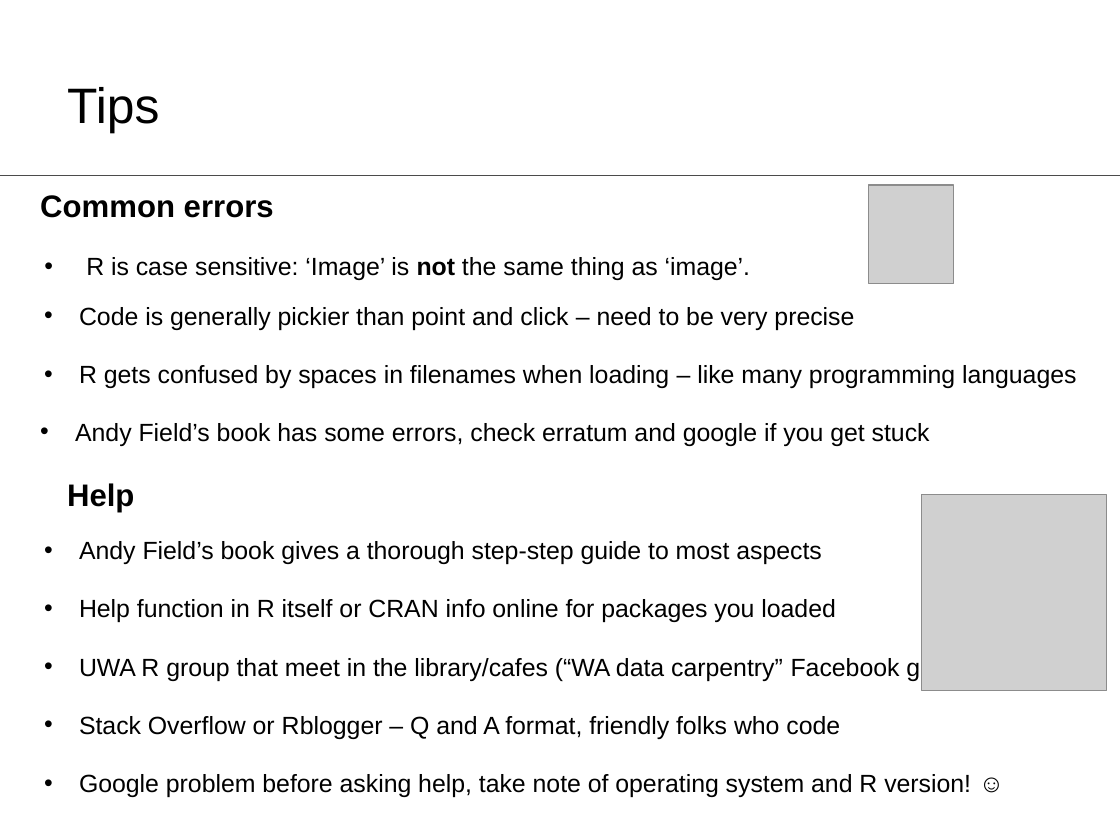
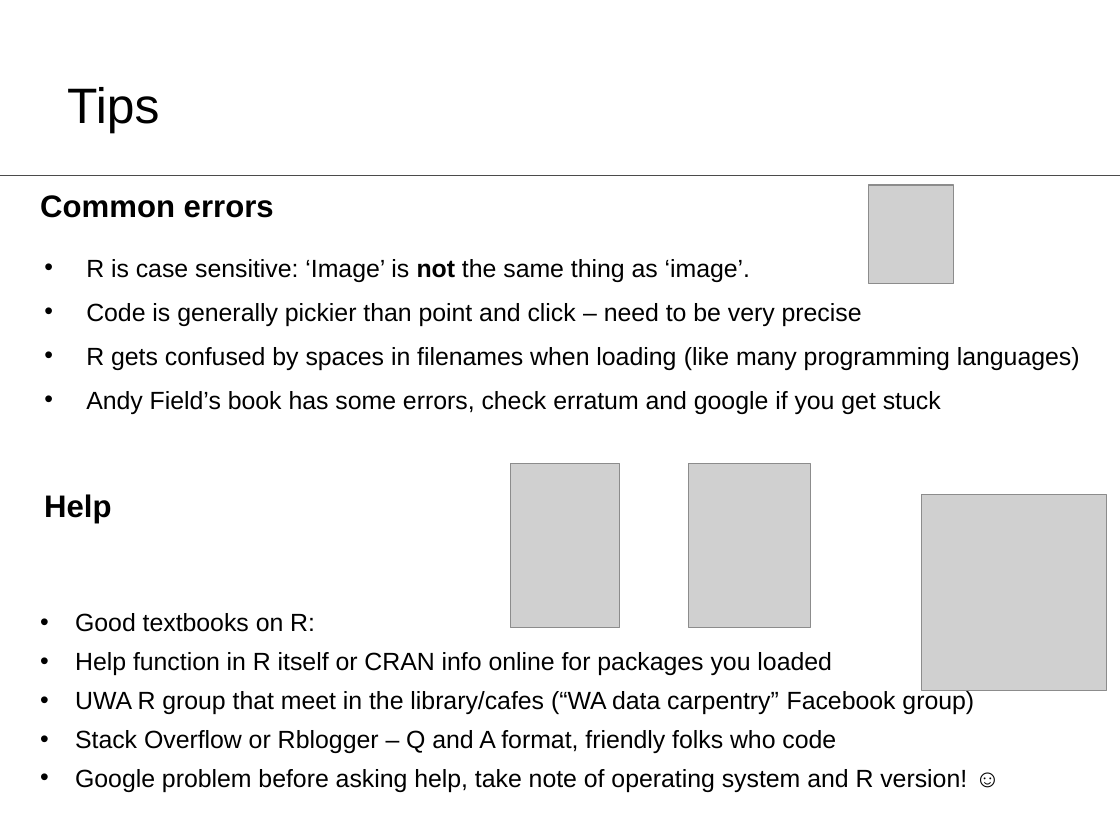
Before and after one commit to ClareSutherland/BasicR, a slide deck: slide 27 of R_workshop1_slides.pptx (slide 23 before the commit). Drawn at 1120x840 pixels with LibreOffice and Linux fonts; fonts in the diff are those of the drawing; grey boxes stand for pictures. Boxes give left, top, right and bottom in pixels: in the first picture for what was removed or moved away, otherwise in the second. Text is boxed around its words. In the diff, an @@ line names an element or a change of style, - is before the commit and + after.

```diff
--- a/R_workshop1_slides.pptx
+++ b/R_workshop1_slides.pptx
@@ text at (86, 259, 750, 282): line spacing 1 to 25pt @@
@@ text removed at (79, 307, 854, 330) @@
-• Code is generally pickier than point and click – need to be very precise
@@ text at (86, 303, 1080, 414): paragraphs added @@
+• Code is generally pickier than point and click – need to be very precise
+• R gets confused by spaces in filenames when loading (like many programming languages)
+• Andy Field’s book has some errors, check erratum and google if you get stuck
@@ text removed at (79, 365, 1077, 388) @@
-• R gets confused by spaces in filenames when loading – like many programming languages
@@ text removed at (75, 423, 930, 446) @@
-• Andy Field’s book has some errors, check erratum and google if you get stuck
@@ picture added at (511, 463, 620, 627) @@
@@ picture added at (689, 463, 810, 627) @@
@@ text "Help": place and size @@
-text "Help" at (67, 483, 134, 512)
+text "Help" at (44, 494, 111, 523)
@@ text removed at (79, 541, 822, 564) @@
-• Andy Field’s book gives a thorough step-step guide to most aspects
@@ text at (75, 613, 315, 632): paragraph added @@
+• Good textbooks on R:
@@ text at (75, 652, 832, 675): line spacing 1 to 25pt @@
@@ text removed at (79, 656, 978, 682) @@
-• UWA R group that meet in the library/cafes (“WA data carpentry” Facebook group)
@@ text at (75, 689, 974, 792): paragraphs added @@
+• UWA R group that meet in the library/cafes (“WA data carpentry” Facebook group)
+• Stack Overflow or Rblogger – Q and A format, friendly folks who code
+• Google problem before asking help, take note of operating system and R version! ☺
@@ text removed at (79, 716, 840, 739) @@
-• Stack Overflow or Rblogger – Q and A format, friendly folks who code
@@ text removed at (79, 774, 971, 797) @@
-• Google problem before asking help, take note of operating system and R version! ☺
```
Also in this commit, not shown: 10 other slides changed, 4 slides added.
